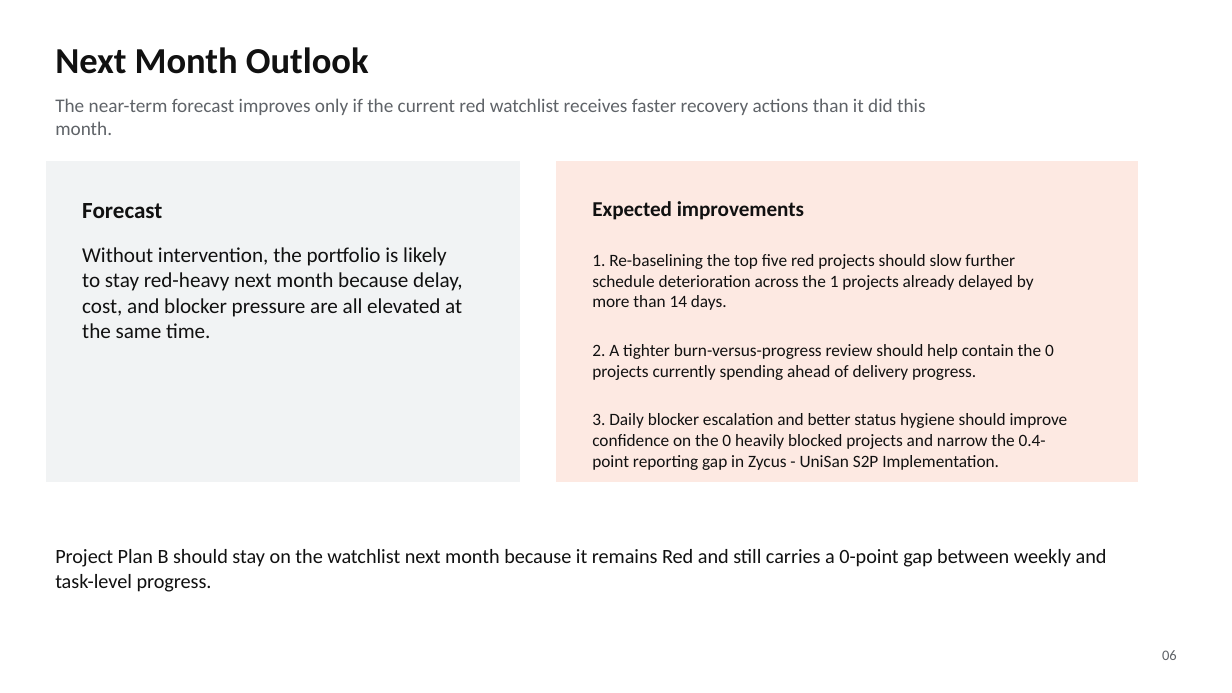
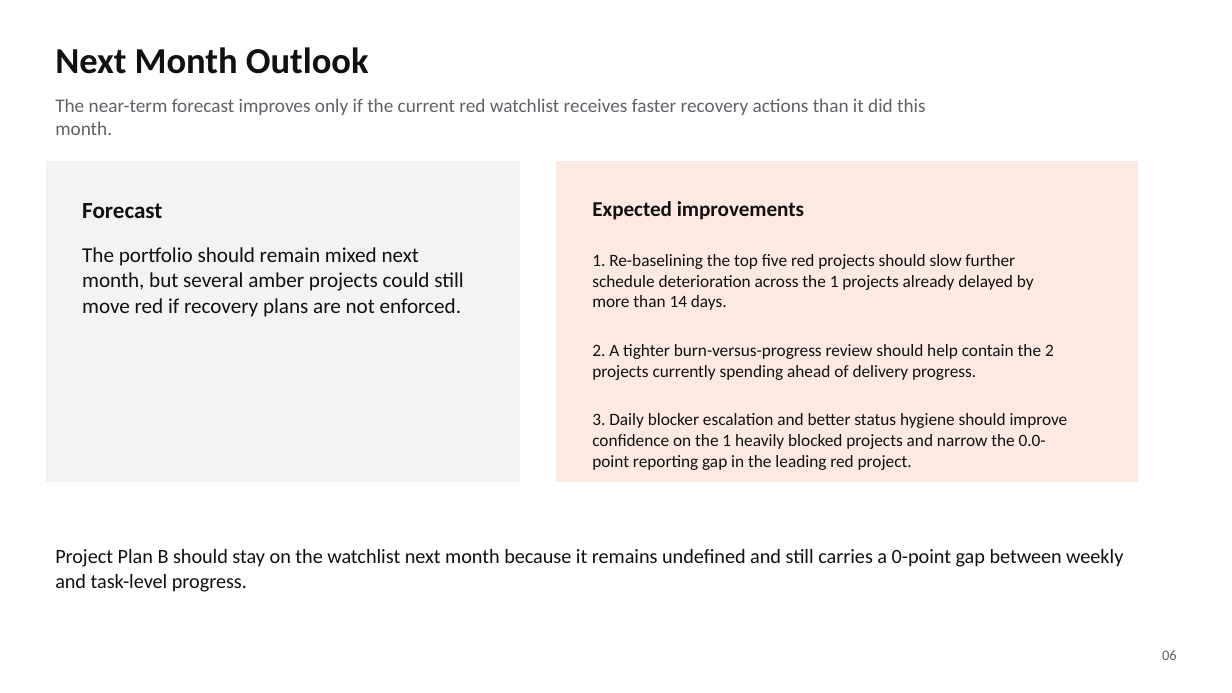
Before and after one commit to Rajibpanda01/Project-Health-Reporting-Agent, a slide deck: slide 6 of deliverables/monthly_executive_deck.pptx. Drawn at 1232x693 pixels with LibreOffice and Linux fonts; fonts in the diff are those of the drawing. Boxes give left, top, right and bottom in pixels: in the first picture for what was removed or moved away, otherwise in the second. Text is boxed around its words. In the diff, an @@ line names an element or a change of style, - is before the commit and + after.

```diff
--- a/deliverables/monthly_executive_deck.pptx
+++ b/deliverables/monthly_executive_deck.pptx
@@ text at (x1=82, y1=247, x2=463, y2=317): text changed @@
-Without intervention, the portfolio is likely to stay red-heavy next month because delay, cost, and blocker pressure are all elevated at the same time.
+The portfolio should remain mixed next month, but several amber projects could still move red if recovery plans are not enforced.
@@ text at (x1=592, y1=344, x2=1068, y2=470): text changed @@
-2. A tighter burn-versus-progress review should help contain the 0 projects currently spending ahead of delivery progress.
-3. Daily blocker escalation and better status hygiene should improve confidence on the 0 heavily blocked projects and narrow the 0.4-point reporting gap in Zycus - UniSan S2P Implementation.
+2. A tighter burn-versus-progress review should help contain the 2 projects currently spending ahead of delivery progress.
+3. Daily blocker escalation and better status hygiene should improve confidence on the 1 heavily blocked projects and narrow the 0.0-point reporting gap in the leading red project.
@@ text at (x1=55, y1=549, x2=1123, y2=592): text changed @@
-Project Plan B should stay on the watchlist next month because it remains Red and still carries a 0-point gap between weekly and task-level progress.
+Project Plan B should stay on the watchlist next month because it remains undefined and still carries a 0-point gap between weekly and task-level progress.
```
Also in this commit, not shown: 4 other slides changed, 17 other files.
